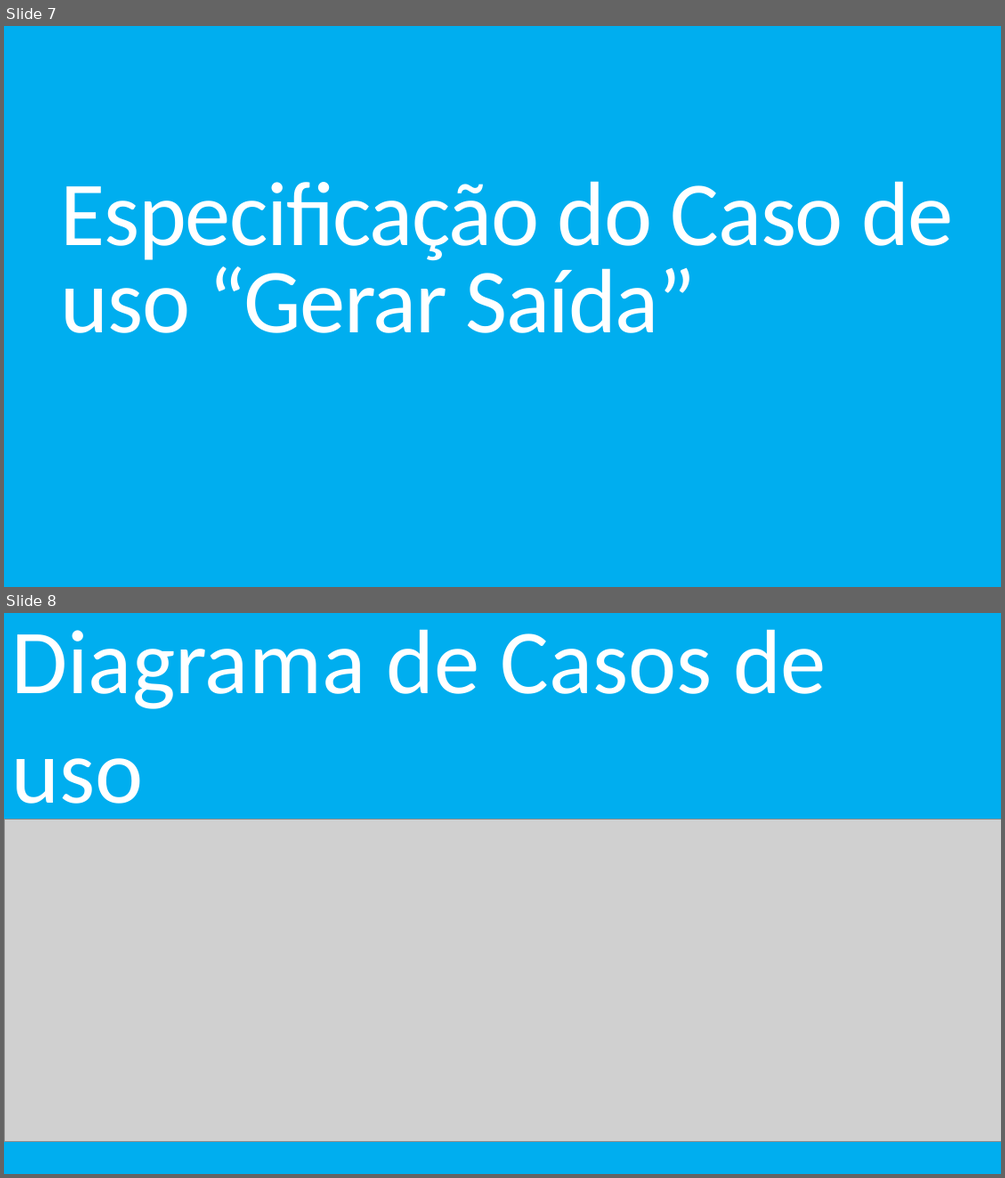
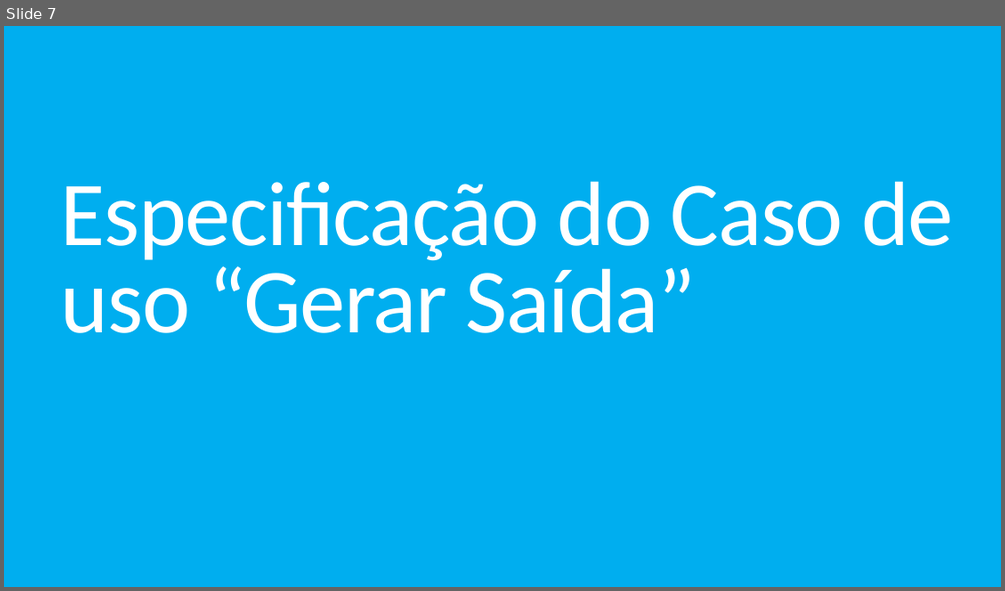
Before and after one commit to DouglasCPioC/engenharia-de-software-loja-de-motoboy, a slide deck: Slide/Projeto de uma empresa de motoboy.pptx. Shown one above the other, each under a label of ours: slides 7 and 8 before the commit, slide 7 after it. The pictures are 1005x1178 and 1005x591 pixels, drawn with LibreOffice and Linux fonts; fonts in the diff are those of the drawing; grey boxes stand for pictures. Boxes give left, top, right and bottom in pixels: in the first picture for what was removed or moved away, otherwise in the second. Text is boxed around its words. In the diff, an @@ line names an element or a change of style, - is before the commit and + after.

```diff
--- a/Slide/Projeto de uma empresa de motoboy.pptx
+++ b/Slide/Projeto de uma empresa de motoboy.pptx
@@ slide 8 removed at [4,613,1001,1174], background #00AEEF @@
@@ text removed at [11,629,826,824] @@
-Diagrama de Casos de uso
@@ picture removed at [4,819,1001,1141] @@
```
Also in this commit, not shown: 1 slide changed, 10 slides added.
